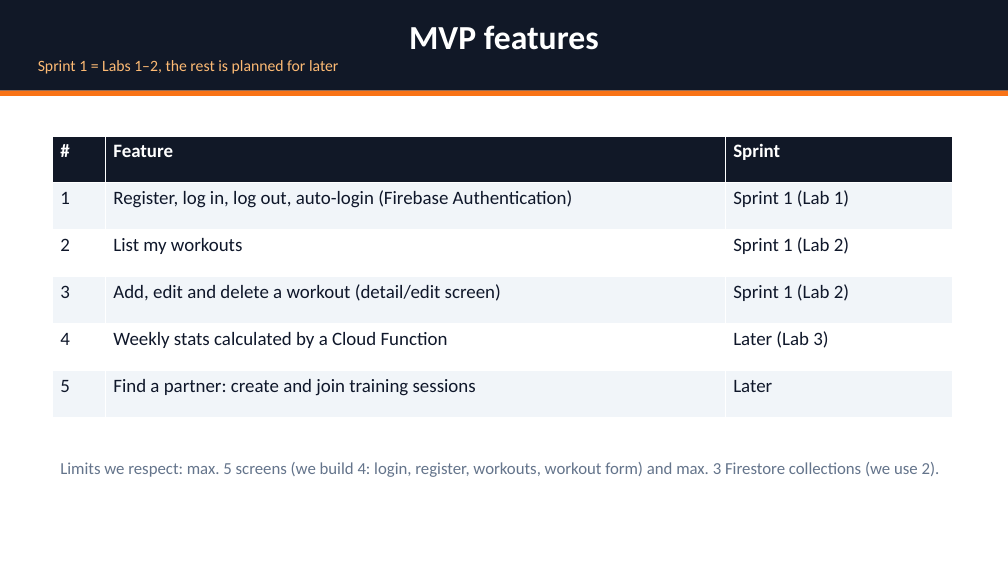
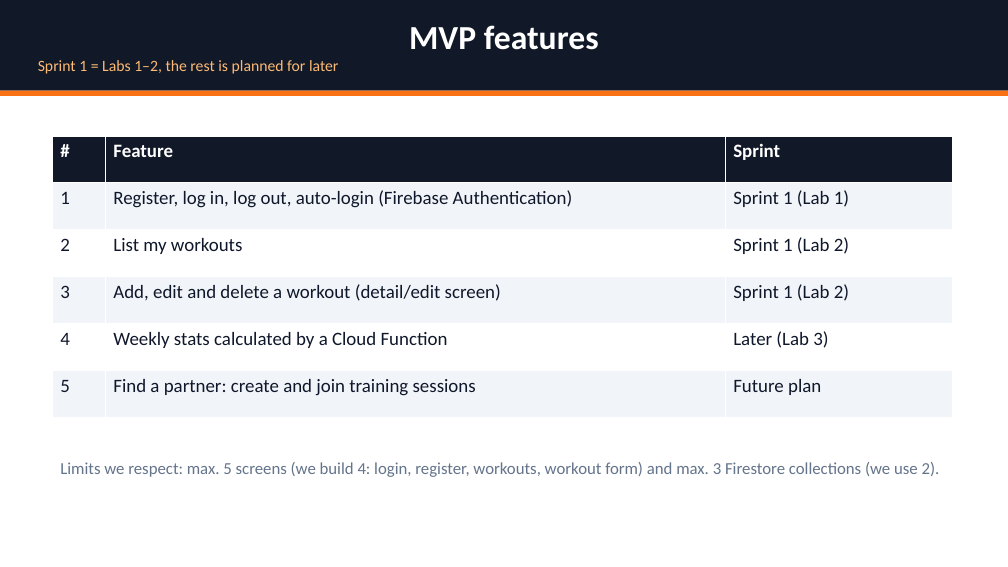
Before and after one commit to Ozodiy/gymbuddy-app, a slide deck: slide 4 of docs/presentation/GymBuddy_Lab1_Presentation.pptx. Drawn at 1008x567 pixels with LibreOffice and Linux fonts; fonts in the diff are those of the drawing. Boxes give left, top, right and bottom in pixels: in the first picture for what was removed or moved away, otherwise in the second. Text is boxed around its words. In the diff, an @@ line names an element or a change of style, - is before the commit and + after.

```diff
--- a/docs/presentation/GymBuddy_Lab1_Presentation.pptx
+++ b/docs/presentation/GymBuddy_Lab1_Presentation.pptx
@@ table at [53,136,953,417] @@
-row 6, column 3: Later
+row 6, column 3: Future plan
```
Also in this commit, not shown: 3 other slides changed, 1 other file.
